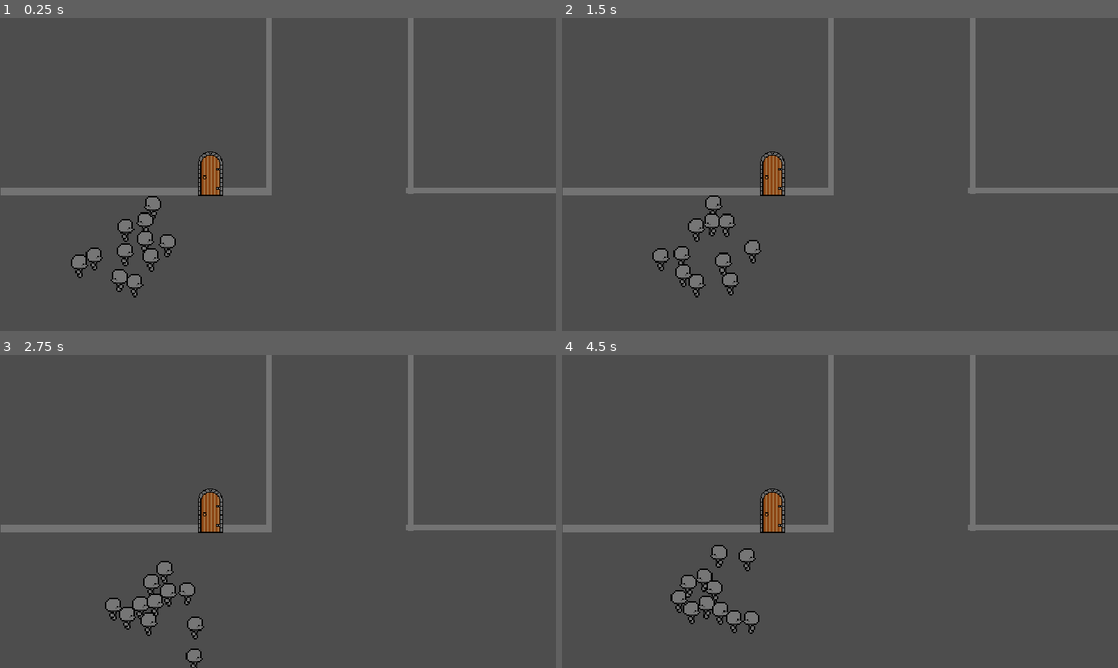
Above: before the commit, frames 1-4 (two rows, left to right).
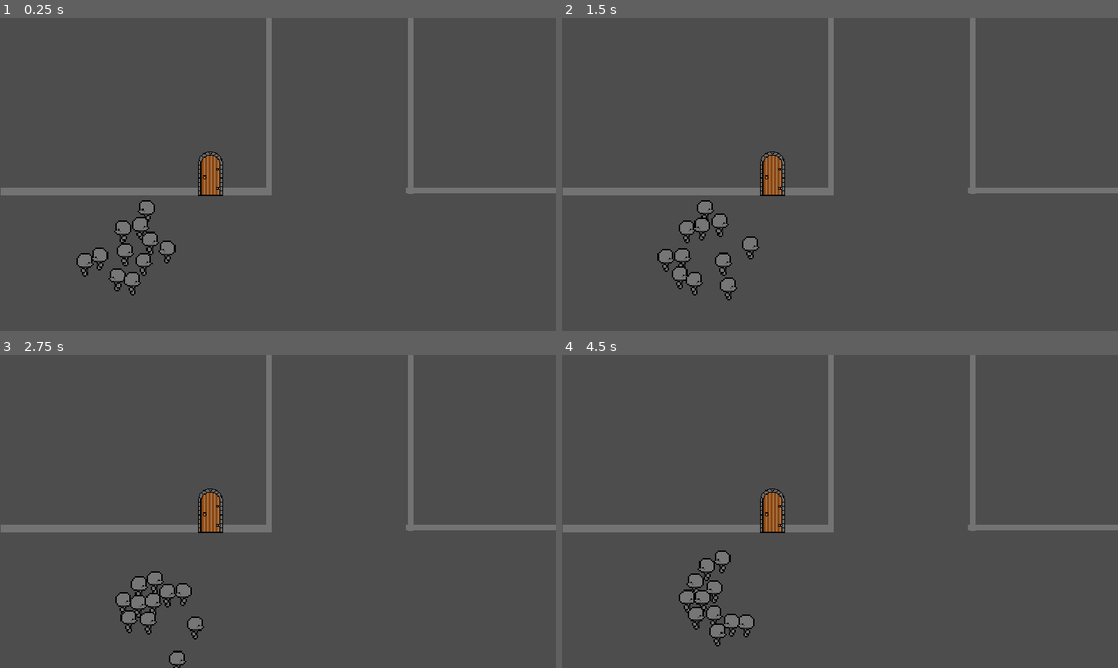
Above: after the commit, the same moments.

Repository: DubiousDuck/Manny-Takes-on-Upper-Management
Game: Godot game, scene res://overworld/sample_overworld.tscn
Same seed, same stepped clock (60 frames per second), same inputs: the game is played once before the commit and once after it.
Inputs (mouse positions are in pixels of both pictures, inside the frame that each line leads up to):
- Up to frame 1 (0.25 s): no input
- Up to frame 2 (1.5 s): tap Enter (ui_accept) at 0.5, 0.77 s; move the mouse to (962, 158) at 0.52 s; hold Right (ui_right) 0.53-1.28 s; click (962, 158) at 0.6 s; move the mouse to (728, 190) at 1.27 s; hold Down (ui_down) from 1.28 s (still down); click (728, 190) at 1.35 s
- Up to frame 3 (2.75 s): tap Enter (ui_accept) at 1.52 s; move the mouse to (333, 442) at 2.02 s; release Down (ui_down) at 2.03 s; hold Right (ui_right) from 2.03 s (still down); click (333, 442) at 2.1 s
- Up to frame 4 (4.5 s): move the mouse to (812, 574) at 2.77 s; release Right (ui_right) at 2.78 s; hold Up (ui_up) 2.78-3.53 s; click (812, 574) at 2.85 s; tap Enter (ui_accept) at 3.02, 3.77 s; move the mouse to (1006, 558) at 3.52 s; hold Left (ui_left) from 3.53 s (still down); click (1006, 558) at 3.6 s; move the mouse to (673, 464) at 4.27 s; click (673, 464) at 4.35 s

The runs differ from the first frame. In frame 1, 1.4% of the frame differs, in the area x 12-32%, y 56-90%; in frame 2, 1.4%; in frame 3, 1.4%; in frame 4, 1.7%, in the area x 19-36%, y 60-94%.

Commit message:
Lowered follower spawn radius to prevent trapping

Diff:
--- a/overworld/overworld.gd
+++ b/overworld/overworld.gd
@@ -5,7 +5,7 @@
 
 @export var follower_count: int = 10
 
-var follower_spawn_radius: float = 150
+var follower_spawn_radius: float = 110
 
 func spawn_followers(num_followers: int) -> void:
 	# Get a reference to the player node. Adjust the node path as needed.
